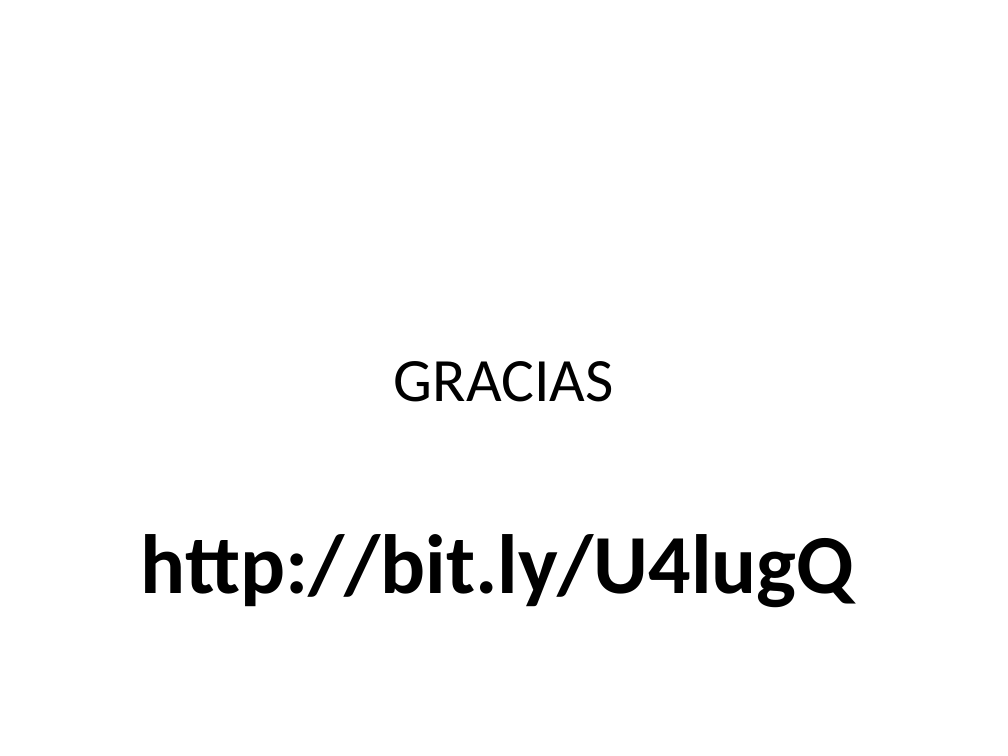
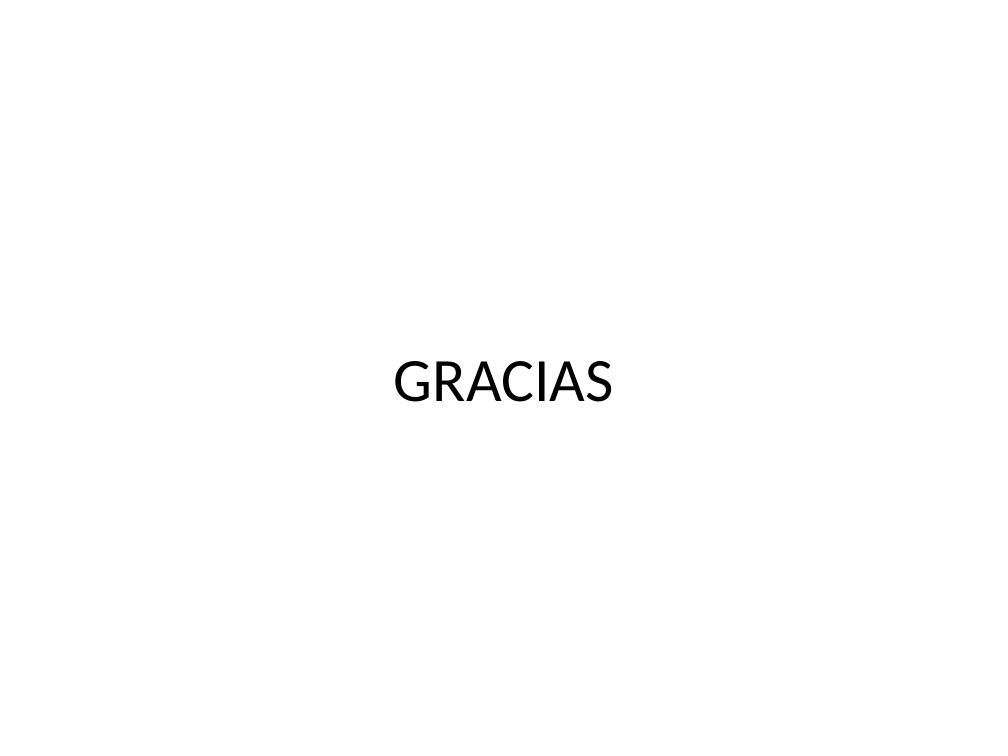
Before and after one commit to cristian4063/OfertaTrabajo, a slide deck: slide 8 of smartcities/themeforest-6705726-stroller-mobile-tablet-responsive-template/PresentacionOferta/OfertaEmpleo.pptx. Drawn at 1008x756 pixels with LibreOffice and Linux fonts; fonts in the diff are those of the drawing. Boxes give left, top, right and bottom in pixels: in the first picture for what was removed or moved away, otherwise in the second. Text is boxed around its words. In the diff, an @@ line names an element or a change of style, - is before the commit and + after.

```diff
--- a/smartcities/themeforest-6705726-stroller-mobile-tablet-responsive-template/PresentacionOferta/OfertaEmpleo.pptx
+++ b/smartcities/themeforest-6705726-stroller-mobile-tablet-responsive-template/PresentacionOferta/OfertaEmpleo.pptx
@@ text removed at <box>141,534,854,608</box> @@
-http://bit.ly/U4lugQ
```
Also in this commit, not shown: 2 other slides changed, 2 slides added, 2 slides removed.
